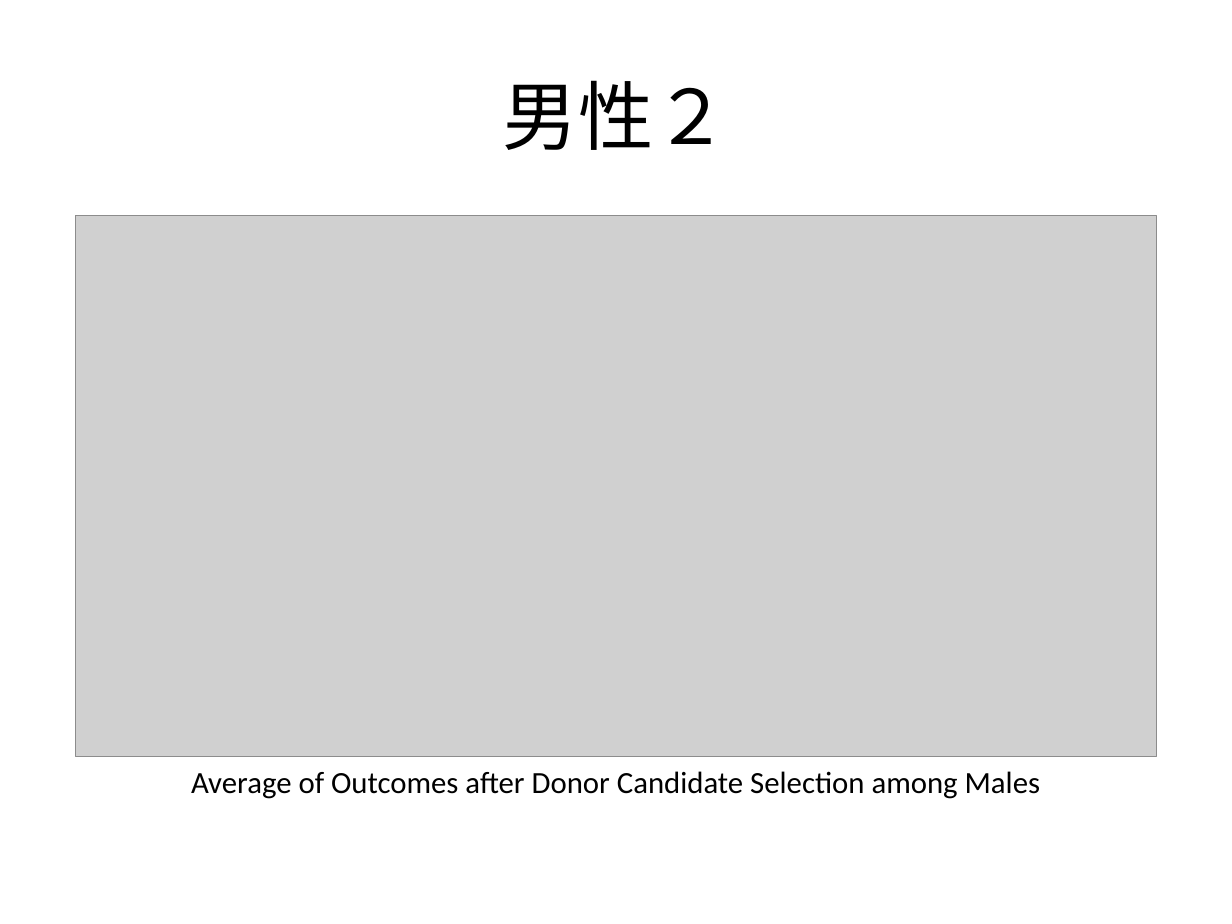
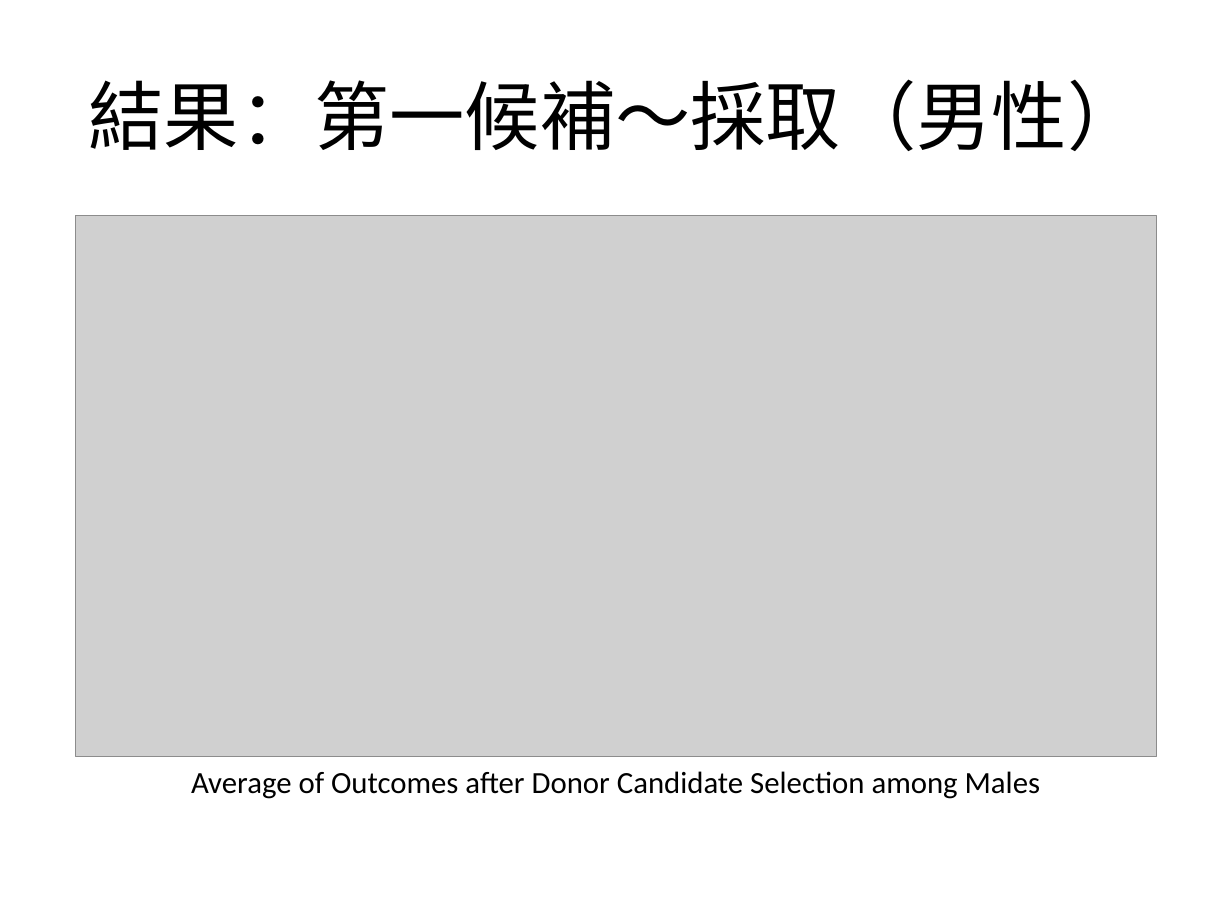
Before and after one commit to JMDP-behavioral-economics/RCT-Nudge, a slide deck: slide 10 of docs/pptx/report.pptx (slide 7 before the commit). Drawn at 1232x924 pixels with LibreOffice and Linux fonts; fonts in the diff are those of the drawing; grey boxes stand for pictures. Boxes give left, top, right and bottom in pixels: in the first picture for what was removed or moved away, otherwise in the second. Text is boxed around its words. In the diff, an @@ line names an element or a change of style, - is before the commit and + after.

```diff
--- a/docs/pptx/report.pptx
+++ b/docs/pptx/report.pptx
@@ title at box(88, 79, 1142, 151): text changed @@
-男性２
+結果：第一候補～採取（男性）
```
Also in this commit, not shown: 3 other slides changed, 5 slides added, 2 other files.
